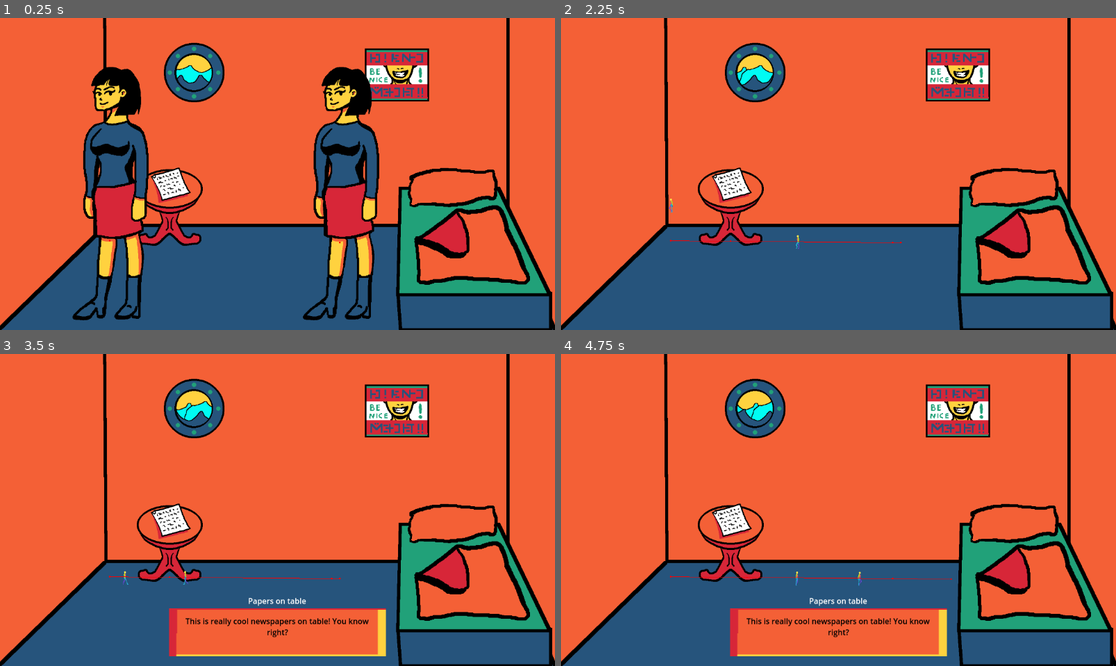
Above: before the commit, frames 1-4 (two rows, left to right).
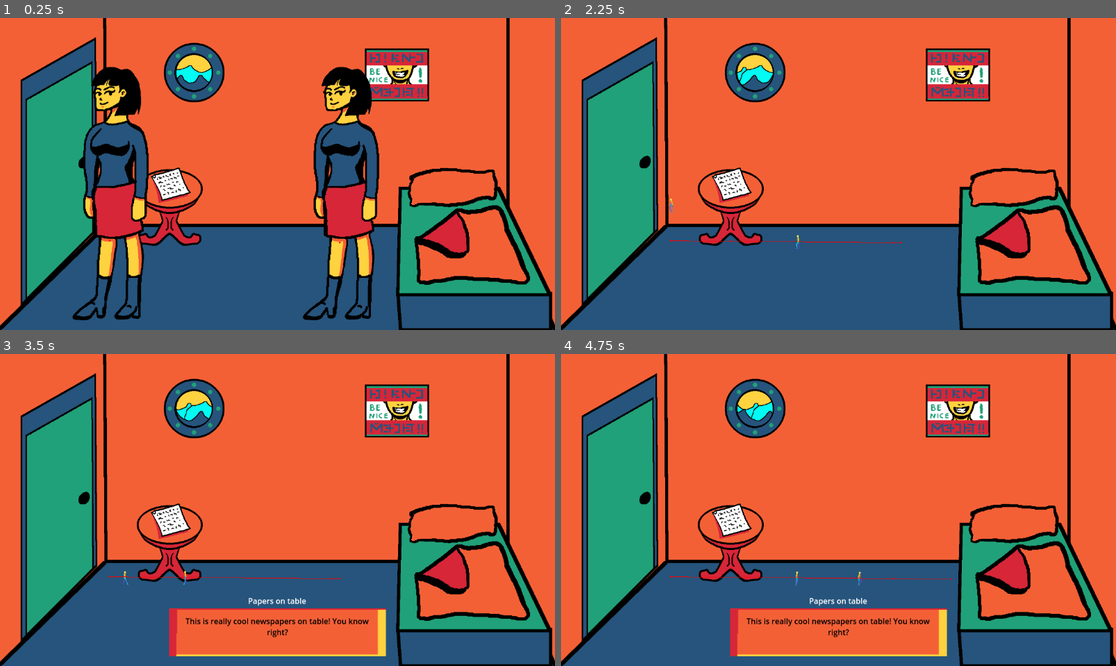
Above: after the commit, the same moments.

Repository: jame581/BrainAndGut
Game: Godot game, scene res://maps/room_1.tscn
Two runs of this game, one before a commit and one after it. Both use one fixed random seed, a clock stepped at 60 frames per second and the inputs below. This scene is started directly instead of the project's main scene.
Inputs (mouse positions are in pixels of both pictures, inside the frame that each line leads up to):
- Up to frame 1 (0.25 s): no input
- Up to frame 2 (2.25 s): move the mouse to (733, 183) at 0.52 s; press the mouse at (733, 183) at 0.53 s; move the mouse to (727, 189) at 1.27 s; release the mouse at (727, 189) at 1.28 s; tap Space (switch) at 1.35 s; move the mouse to (894, 105) at 2.02 s; press the mouse at (894, 105) at 2.03 s
- Up to frame 3 (3.5 s): move the mouse to (249, 572) at 2.77 s; release the mouse at (249, 572) at 2.78 s; tap Space (switch) at 2.85 s
- Up to frame 4 (4.75 s): move the mouse to (1005, 556) at 3.52 s; press the mouse at (1005, 556) at 3.53 s; tap Enter at 4.25 s; move the mouse to (672, 463) at 4.27 s; release the mouse at (672, 463) at 4.28 s; tap Space (switch) at 4.35 s

The runs differ from the first frame. In frame 1, 8.6% of the frame differs, in the area x 3-18%, y 6-93%; in frame 2, 9.3%; in frame 3, 9.3%; in frame 4, 9.3%.

Commit message:
Room 1 - door implementation added

Diff:
--- a/project/maps/room_1.tscn
+++ b/project/maps/room_1.tscn
@@ -10,6 +10,10 @@
 [ext_resource type="Texture2D" uid="uid://dnr8sf54nv8nd" path="res://assets/props/table-letter.png" id="8_veb5u"]
 [ext_resource type="PackedScene" uid="uid://cpbupgumegnux" path="res://scenes/interaction_area.tscn" id="9_y6r4h"]
 [ext_resource type="PackedScene" uid="uid://b2nhuw7nenoha" path="res://scenes/ui/dialog.tscn" id="10_h7uum"]
+[ext_resource type="PackedScene" uid="uid://blrteg5ux6vja" path="res://scenes/props/door.tscn" id="10_x3qfq"]
+
+[sub_resource type="RectangleShape2D" id="RectangleShape2D_ud5gc"]
+size = Vector2(150, 150)
 
 [sub_resource type="NavigationPolygon" id="NavigationPolygon_08l0f"]
 vertices = PackedVector2Array(359.891, 220.906, 358.102, 388.078, -743.727, 397.789, -570.688, 213.031)
@@ -53,9 +57,6 @@
 "waves": SubResource("Animation_yn0yu")
 }
 
-[sub_resource type="RectangleShape2D" id="RectangleShape2D_ud5gc"]
-size = Vector2(150, 150)
-
 [node name="Room1" type="Node2D"]
 
 [node name="Camera2D" type="Camera2D" parent="."]
@@ -97,6 +98,18 @@
 position = Vector2(-345, 98)
 texture = ExtResource("8_veb5u")
 
+[node name="Interactables" type="Node2D" parent="."]
+
+[node name="TableInteractionArea" parent="Interactables" instance=ExtResource("9_y6r4h")]
+position = Vector2(-343, 29)
+interaction_allowed = 0
+
+[node name="CollisionShape2D" type="CollisionShape2D" parent="Interactables/TableInteractionArea"]
+shape = SubResource("RectangleShape2D_ud5gc")
+
+[node name="Door" parent="Interactables" instance=ExtResource("10_x3qfq")]
+position = Vector2(-686, 0)
+
 [node name="Player1" parent="." instance=ExtResource("6_q03r2")]
 position = Vector2(201, 39)
 scale = Vector2(1, 1)
@@ -126,15 +139,6 @@
 "": SubResource("AnimationLibrary_nsu3t")
 }
 
-[node name="Interactables" type="Node2D" parent="."]
-
-[node name="TableInteractionArea" parent="Interactables" instance=ExtResource("9_y6r4h")]
-position = Vector2(-343, 29)
-interaction_allowed = 0
-
-[node name="CollisionShape2D" type="CollisionShape2D" parent="Interactables/TableInteractionArea"]
-shape = SubResource("RectangleShape2D_ud5gc")
-
 [node name="CanvasLayer" type="CanvasLayer" parent="."]
 
 [node name="Dialog" parent="CanvasLayer" node_paths=PackedStringArray("interaction_area") instance=ExtResource("10_h7uum")]
--- a/project/scenes/interaction_area.tscn
+++ b/project/scenes/interaction_area.tscn
@@ -5,6 +5,8 @@
 [node name="InteractionArea" type="Area2D"]
 script = ExtResource("1_by64v")
 
+[node name="AudioStreamPlayer" type="AudioStreamPlayer" parent="."]
+
 [connection signal="body_entered" from="." to="." method="_on_body_entered"]
 [connection signal="body_exited" from="." to="." method="_on_body_exited"]
 [connection signal="mouse_entered" from="." to="." method="_on_mouse_entered"]
--- /dev/null
+++ b/project/scenes/props/door.tscn
@@ -0,0 +1,204 @@
+[gd_scene load_steps=9 format=3 uid="uid://blrteg5ux6vja"]
+
+[ext_resource type="Script" path="res://scripts/props/door.gd" id="1_m3mjq"]
+[ext_resource type="Texture2D" uid="uid://ce3ae1qn4nrgm" path="res://assets/props/door-open-animation.png" id="2_1xybd"]
+[ext_resource type="PackedScene" uid="uid://cpbupgumegnux" path="res://scenes/interaction_area.tscn" id="3_lu6yc"]
+
+[sub_resource type="RectangleShape2D" id="RectangleShape2D_wh4ty"]
+size = Vector2(237, 791)
+
+[sub_resource type="Animation" id="Animation_b0g7i"]
+length = 0.001
+tracks/0/type = "value"
+tracks/0/imported = false
+tracks/0/enabled = true
+tracks/0/path = NodePath("Sprite2D:texture")
+tracks/0/interp = 1
+tracks/0/loop_wrap = true
+tracks/0/keys = {
+"times": PackedFloat32Array(0),
+"transitions": PackedFloat32Array(1),
+"update": 1,
+"values": [ExtResource("2_1xybd")]
+}
+tracks/1/type = "value"
+tracks/1/imported = false
+tracks/1/enabled = true
+tracks/1/path = NodePath("Sprite2D:hframes")
+tracks/1/interp = 1
+tracks/1/loop_wrap = true
+tracks/1/keys = {
+"times": PackedFloat32Array(0),
+"transitions": PackedFloat32Array(1),
+"update": 1,
+"values": [3]
+}
+tracks/2/type = "value"
+tracks/2/imported = false
+tracks/2/enabled = true
+tracks/2/path = NodePath("Sprite2D:vframes")
+tracks/2/interp = 1
+tracks/2/loop_wrap = true
+tracks/2/keys = {
+"times": PackedFloat32Array(0),
+"transitions": PackedFloat32Array(1),
+"update": 1,
+"values": [1]
+}
+tracks/3/type = "value"
+tracks/3/imported = false
+tracks/3/enabled = true
+tracks/3/path = NodePath("Sprite2D:frame")
+tracks/3/interp = 1
+tracks/3/loop_wrap = true
+tracks/3/keys = {
+"times": PackedFloat32Array(0),
+"transitions": PackedFloat32Array(1),
+"update": 1,
+"values": [0]
+}
+tracks/4/type = "value"
+tracks/4/imported = false
+tracks/4/enabled = true
+tracks/4/path = NodePath("Sprite2D:frame_coords")
+tracks/4/interp = 1
+tracks/4/loop_wrap = true
+tracks/4/keys = {
+"times": PackedFloat32Array(0),
+"transitions": PackedFloat32Array(1),
+"update": 1,
+"values": [Vector2i(0, 0)]
+}
+
+[sub_resource type="Animation" id="Animation_4b57u"]
+resource_name = "close_door"
+length = 0.5
+tracks/0/type = "value"
+tracks/0/imported = false
+tracks/0/enabled = true
+tracks/0/path = NodePath("Sprite2D:texture")
+tracks/0/interp = 1
+tracks/0/loop_wrap = true
+tracks/0/keys = {
+"times": PackedFloat32Array(0),
+"transitions": PackedFloat32Array(1),
+"update": 1,
+"values": [ExtResource("2_1xybd")]
+}
+tracks/1/type = "value"
+tracks/1/imported = false
+tracks/1/enabled = true
+tracks/1/path = NodePath("Sprite2D:hframes")
+tracks/1/interp = 1
+tracks/1/loop_wrap = true
+tracks/1/keys = {
+"times": PackedFloat32Array(0),
+"transitions": PackedFloat32Array(1),
+"update": 1,
+"values": [3]
+}
+tracks/2/type = "value"
+tracks/2/imported = false
+tracks/2/enabled = true
+tracks/2/path = NodePath("Sprite2D:vframes")
+tracks/2/interp = 1
+tracks/2/loop_wrap = true
+tracks/2/keys = {
+"times": PackedFloat32Array(0),
+"transitions": PackedFloat32Array(1),
+"update": 1,
+"values": [1]
+}
+tracks/3/type = "value"
+tracks/3/imported = false
+tracks/3/enabled = true
+tracks/3/path = NodePath("Sprite2D:frame_coords")
+tracks/3/interp = 1
+tracks/3/loop_wrap = true
+tracks/3/keys = {
+"times": PackedFloat32Array(0, 0.25, 0.466667),
+"transitions": PackedFloat32Array(1, 1, 1),
+"update": 1,
+"values": [Vector2i(2, 0), Vector2i(1, 0), Vector2i(0, 0)]
+}
+
+[sub_resource type="Animation" id="Animation_c6o1j"]
+resource_name = "open_door"
+length = 0.5
+tracks/0/type = "value"
+tracks/0/imported = false
+tracks/0/enabled = true
+tracks/0/path = NodePath("Sprite2D:texture")
+tracks/0/interp = 1
+tracks/0/loop_wrap = true
+tracks/0/keys = {
+"times": PackedFloat32Array(0),
+"transitions": PackedFloat32Array(1),
+"update": 1,
+"values": [ExtResource("2_1xybd")]
+}
+tracks/1/type = "value"
+tracks/1/imported = false
+tracks/1/enabled = true
+tracks/1/path = NodePath("Sprite2D:hframes")
+tracks/1/interp = 1
+tracks/1/loop_wrap = true
+tracks/1/keys = {
+"times": PackedFloat32Array(0),
+"transitions": PackedFloat32Array(1),
+"update": 1,
+"values": [3]
+}
+tracks/2/type = "value"
+tracks/2/imported = false
+tracks/2/enabled = true
+tracks/2/path = NodePath("Sprite2D:vframes")
+tracks/2/interp = 1
+tracks/2/loop_wrap = true
+tracks/2/keys = {
+"times": PackedFloat32Array(0),
+"transitions": PackedFloat32Array(1),
+"update": 1,
+"values": [1]
+}
+tracks/3/type = "value"
+tracks/3/imported = false
+tracks/3/enabled = true
+tracks/3/path = NodePath("Sprite2D:frame")
+tracks/3/interp = 1
+tracks/3/loop_wrap = true
+tracks/3/keys = {
+"times": PackedFloat32Array(0, 0.2, 0.466667),
+"transitions": PackedFloat32Array(1, 1, 1),
+"update": 1,
+"values": [0, 1, 2]
+}
+
+[sub_resource type="AnimationLibrary" id="AnimationLibrary_lnqd7"]
+_data = {
+"RESET": SubResource("Animation_b0g7i"),
+"close_door": SubResource("Animation_4b57u"),
+"open_door": SubResource("Animation_c6o1j")
+}
+
+[node name="Door" type="Node2D"]
+script = ExtResource("1_m3mjq")
+
+[node name="Sprite2D" type="Sprite2D" parent="."]
+texture = ExtResource("2_1xybd")
+hframes = 3
+
+[node name="InteractionArea" parent="." instance=ExtResource("3_lu6yc")]
+
+[node name="CollisionShape2D" type="CollisionShape2D" parent="InteractionArea"]
+position = Vector2(-13.5, 17.5)
+shape = SubResource("RectangleShape2D_wh4ty")
+
+[node name="AnimationPlayer" type="AnimationPlayer" parent="."]
+libraries = {
+"": SubResource("AnimationLibrary_lnqd7")
+}
+
+[node name="AudioStreamPlayer" type="AudioStreamPlayer" parent="."]
+
+[connection signal="interacted" from="InteractionArea" to="." method="_on_interaction_area_interacted"]
--- a/project/scripts/components/interaction_area.gd
+++ b/project/scripts/components/interaction_area.gd
@@ -2,17 +2,20 @@
 
 class_name InteractionArea
 
+signal interacted()
+
 @export_category("Interaction Setup")
 @export var cursor_texture: Texture #= preload("res://assets/sprites/cursor.png")
 @export var interaction_allowed: Global.InteractionAllowed = Global.InteractionAllowed.BOTH
+@export var sound_effect: AudioStream #= preload("res://assets/sounds/interact.wav")
 
-signal interacted()
+@onready var audio_stream: AudioStreamPlayer = $AudioStreamPlayer
 
 var can_interact: bool = false
 
 # # Called when the node enters the scene tree for the first time.
 func _ready() -> void:
-	pass
+	audio_stream.stream = sound_effect
 
 
 # Called every frame. 'delta' is the elapsed time since the previous frame.
@@ -36,12 +39,17 @@
 
 
 func _on_body_entered(body:Node2D) -> void:
+	print("Body entered", body)
 	if body is CharacterBody2D:
+		print("Character entered")
 		if body.interaction_allowed == interaction_allowed:
+			print("Character can interact")
 			can_interact = true
 			on_interacted()
 
 func on_interacted() -> void:
+	print("Interacted with", get_name())
 	if can_interact:
+		audio_stream.play()
 		emit_signal("interacted")
 		print("Interacted with", get_name())
--- /dev/null
+++ b/project/scripts/props/door.gd
@@ -0,0 +1,33 @@
+extends Node2D
+
+
+@export_category("Door Setup")
+@export var locked: bool = false
+@export_subgroup("Interaction Setup")
+@export var cursor_texture: Texture #= preload("res://assets/sprites/cursor.png")
+@export var interaction_allowed: Global.InteractionAllowed = Global.InteractionAllowed.BOTH
+
+
+@onready var animation_player: AnimationPlayer = $AnimationPlayer
+@onready var interaction_area: InteractionArea = $InteractionArea
+@onready var audio_stream: AudioStreamPlayer = $AudioStreamPlayer
+
+
+func _ready() -> void:
+	interaction_area.cursor_texture = cursor_texture
+	interaction_area.interaction_allowed = Global.InteractionAllowed.NONE if locked else interaction_allowed
+
+
+func _on_interaction_area_interacted() -> void:
+	print("Interaction with door")
+	animation_player.play("open")
+
+
+func unlock() -> void:
+	locked = false
+	interaction_area.interaction_allowed = interaction_allowed
+
+
+func lock() -> void:
+	locked = true
+	interaction_area.interaction_allowed = Global.InteractionAllowed.NONE
Not shown: 1 places in project/maps/room_1.tscn that only renumber resources
